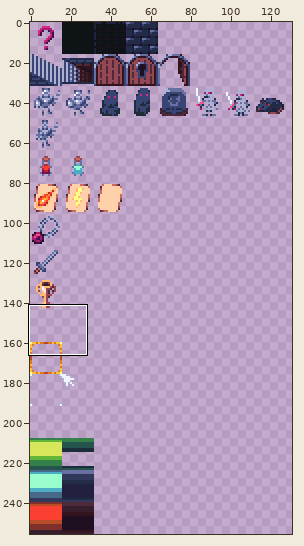
Two versions of one sprite sheet, Assets/Textures/16x16_tilesetv2.png. The first picture is a wide view before the edit; the outline marks the close-up.
Close-up. Before the commit:
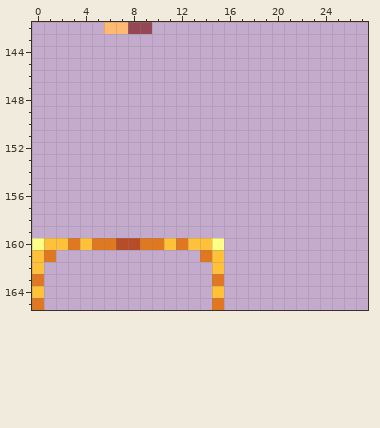
The file is 256x256 pixels. Shown: x 0..27, y 142..165. The wide view leaves out empty margins.
Now the later version:
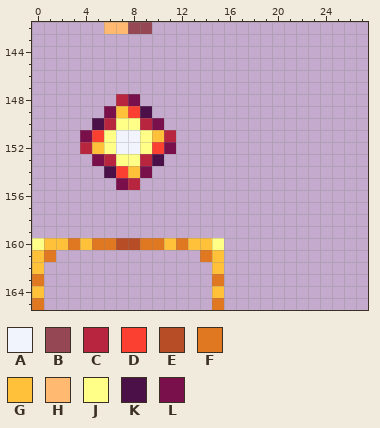
Palette (. is transparent): A #f2f4fd  B #954854  C #b8253f  D #fb3f31  E #b64d26  F #e07721  G #ffc13a  H #ffb971  J #ffff87  K #4b1047  L #7a104b
The edit:
There is now colour A in rows 151 to 152 at x 7 to 8.
There is now colour C in row 148 at x 7; in row 150 at x 6 and 9; in row 151 at x 11; in row 152 at x 4; in row 153 at x 6 and 9; in row 155 at x 8.
There is now colour D in row 149 at x 8; in row 151 at x 5; in row 152 at x 10; in row 154 at x 7.
There is now colour G in row 149 at x 7; in row 151 at x 10; in row 152 at x 5; in row 154 at x 8.
There is now colour J in row 150 at x 7 to 8; in rows 151 to 152 at x 6 and 9; in row 153 at x 7 to 8.
There is now colour K in row 149 at x 9; in row 150 at x 5; in row 153 at x 10; in row 154 at x 6.
There is now colour L in row 148 at x 8; in row 149 at x 6; in row 150 at x 10; in row 151 at x 4; in row 152 at x 11; in row 153 at x 5.
There is now colour L in row 154 at x 9; in row 155 at x 7.
